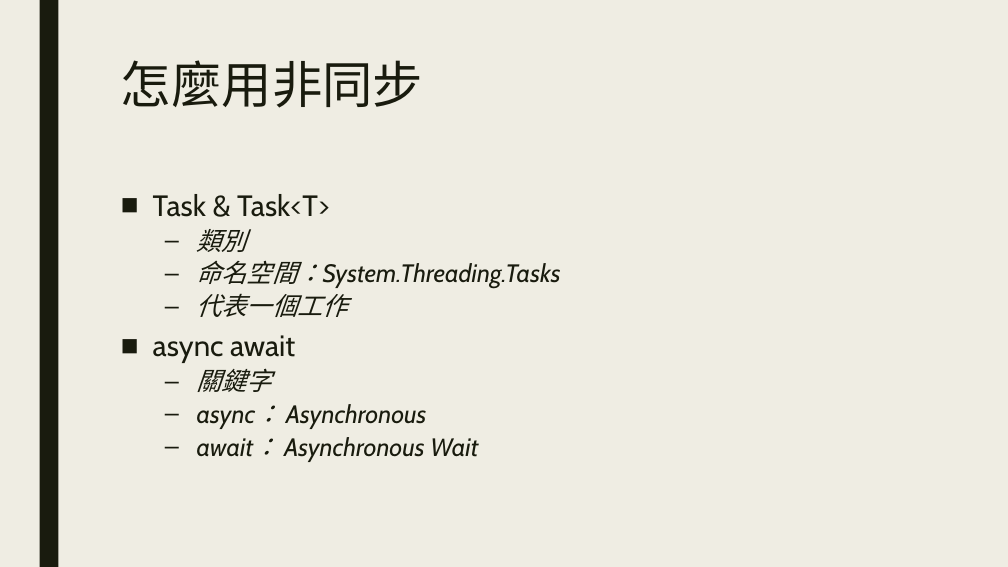
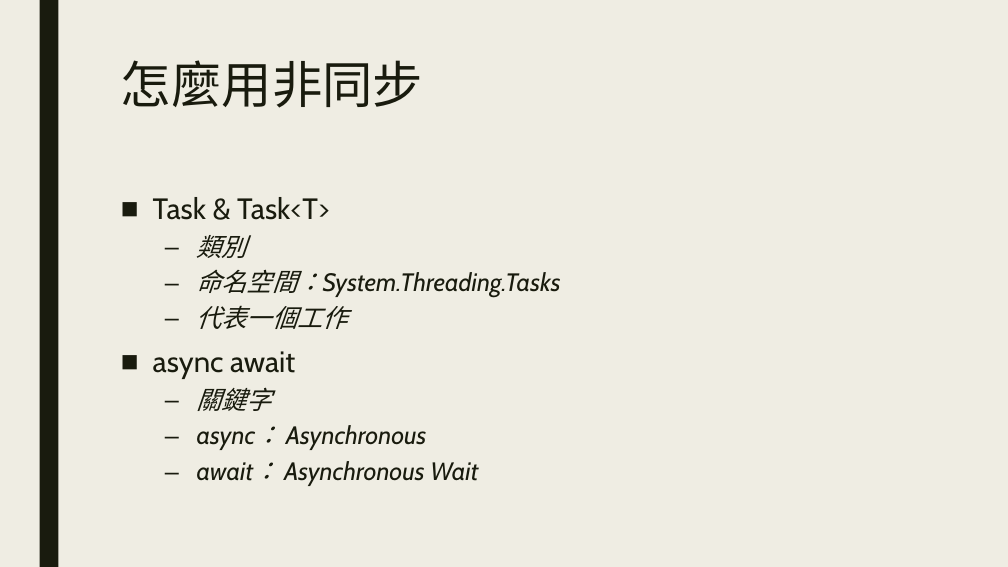
Before and after one commit to ryans610/.NET-Async-Basic, a slide deck: slide 7 of .NET非同步入門.pptx (slide 17 before the commit). Drawn at 1008x567 pixels with LibreOffice and Linux fonts; fonts in the diff are those of the drawing. Boxes give left, top, right and bottom in pixels: in the first picture for what was removed or moved away, otherwise in the second. Text is boxed around its words. In the diff, an @@ line names an element or a change of style, - is before the commit and + after.

```diff
--- a/.NET非同步入門.pptx
+++ b/.NET非同步入門.pptx
@@ text "Task & Task<T>" at <box>153,197,561,486</box>: line spacing 0.84 to 0.94 @@
```
Also in this commit, not shown: 4 other slides changed, 5 slides added, 19 other files.
